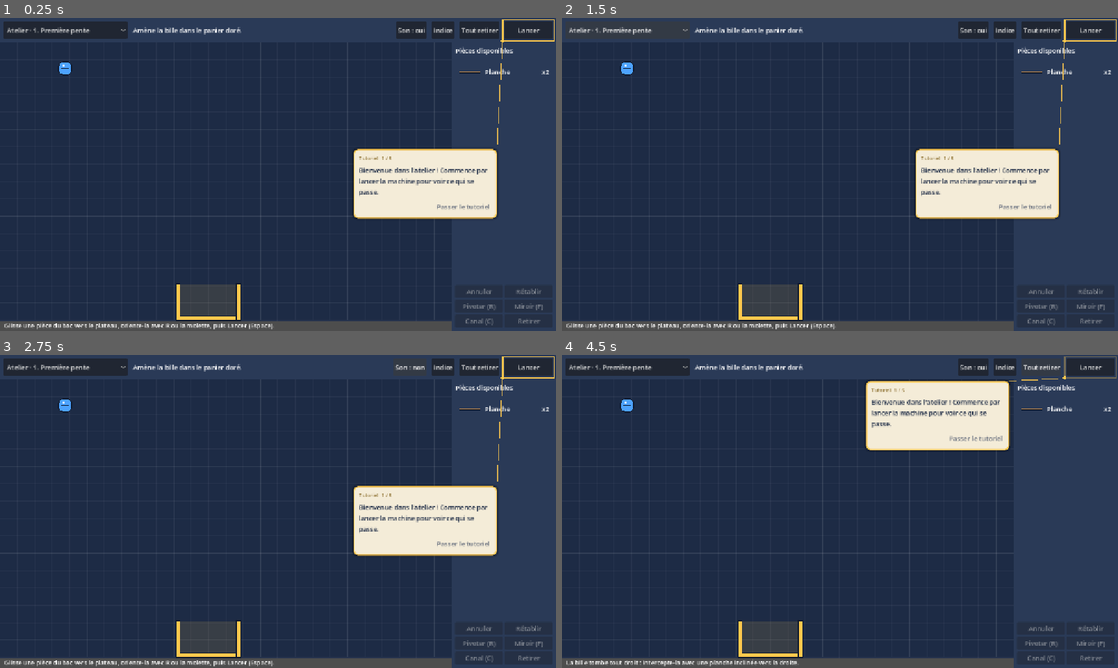
Above: before the commit, frames 1-4 (two rows, left to right).
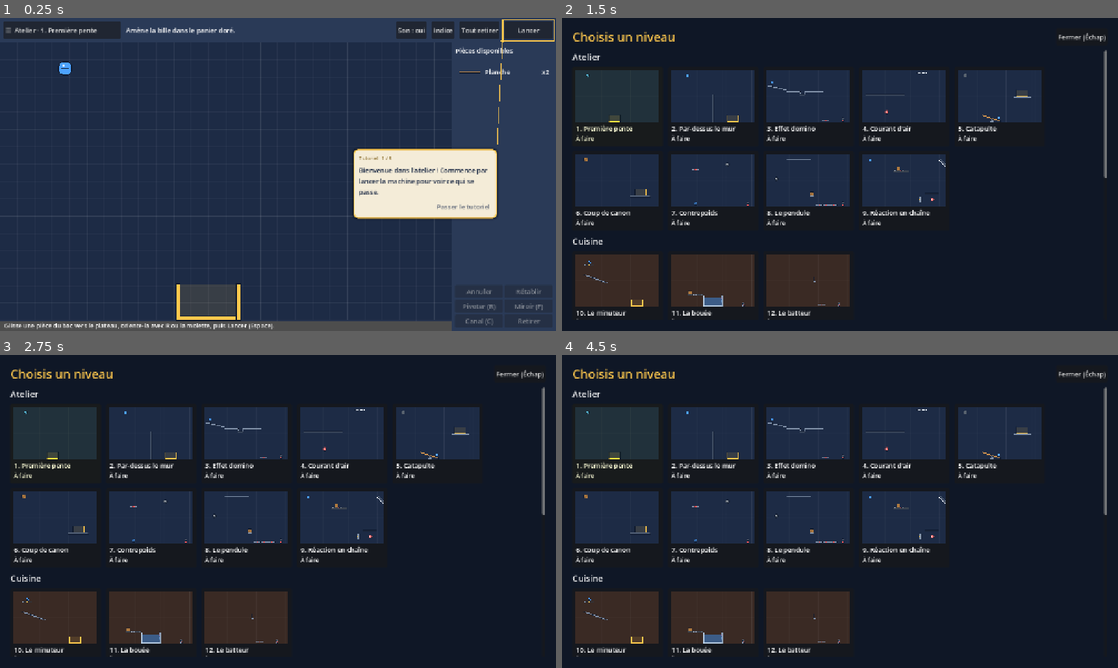
Above: after the commit, the same moments.

Repository: HackTechDev/bricabrac
Game: Godot game, scene res://scenes/main.tscn
Two runs of this game, one before a commit and one after it. Both use one fixed random seed, a clock stepped at 60 frames per second and the inputs below.
Inputs (mouse positions are in pixels of both pictures, inside the frame that each line leads up to):
- Up to frame 1 (0.25 s): no input
- Up to frame 2 (1.5 s): click (623, 30) at 0.5 s, where only the run after the commit has a clickable "☰ Atelier · 1. Première pente"; click (628, 30) at 1.25 s, where only the run before the commit has a clickable "Atelier · 1. Première pente"
- Up to frame 3 (2.75 s): click "Son : oui" at 2 s
- Up to frame 4 (4.5 s): click "Son : non" (after the commit: "Son : oui") at 2.75 s; click "Indice" at 3.5 s; click "Tout retirer" at 4.25 s

The runs differ from the first frame. In frame 1, 0.4% of the frame differs, in the area x 1-44%, y 1-7%; in frame 2, 77%; in frame 3, 77%; in frame 4, 79%, in the area x 0-100%, y 0-100%.

Commit message:
Écran de sélection des niveaux avec vignettes
Co-Authored-By: Claude Opus 5.5 <noreply@anthropic.com>

Diff:
--- /dev/null
+++ b/scripts/level_select.gd
@@ -0,0 +1,146 @@
+class_name LevelSelect
+extends ColorRect
+## Écran de sélection des niveaux : une vignette par niveau, regroupées par monde. Les vignettes
+## sont de vrais plateaux en miniature, rendus une seule fois à la première ouverture.
+
+signal chosen(index: int)
+
+const THUMB := Vector2(192, 118)
+const COLUMNS := 5
+
+var _levels: Array = []
+var _cards: Array[Button] = []
+var _status: Array[Label] = []
+var _thumbs_built := false
+var _thumb_rects: Array[TextureRect] = []
+
+
+func setup(levels: Array) -> void:
+	_levels = levels
+	color = Color(0.06, 0.09, 0.15)
+	position = Vector2.ZERO
+	size = Vector2(1280, 720)  # Taille fixe de la fenêtre du jeu.
+	mouse_filter = Control.MOUSE_FILTER_STOP
+	var margin := MarginContainer.new()
+	margin.set_anchors_and_offsets_preset(Control.PRESET_FULL_RECT)
+	for side in ["left", "right", "top", "bottom"]:
+		margin.add_theme_constant_override("margin_" + side, 24)
+	add_child(margin)
+	var outer := VBoxContainer.new()
+	outer.add_theme_constant_override("separation", 12)
+	margin.add_child(outer)
+	var head := HBoxContainer.new()
+	outer.add_child(head)
+	var title := Label.new()
+	title.text = "Choisis un niveau"
+	title.add_theme_font_size_override("font_size", 28)
+	title.add_theme_color_override("font_color", Part.GOLD)
+	title.size_flags_horizontal = Control.SIZE_EXPAND_FILL
+	head.add_child(title)
+	var close := Button.new()
+	close.text = "Fermer (Échap)"
+	close.focus_mode = Control.FOCUS_NONE
+	close.pressed.connect(hide)
+	head.add_child(close)
+
+	var scroll := ScrollContainer.new()
+	scroll.size_flags_vertical = Control.SIZE_EXPAND_FILL
+	scroll.horizontal_scroll_mode = ScrollContainer.SCROLL_MODE_DISABLED
+	outer.add_child(scroll)
+	var list := VBoxContainer.new()
+	list.size_flags_horizontal = Control.SIZE_EXPAND_FILL
+	list.add_theme_constant_override("separation", 10)
+	scroll.add_child(list)
+	var groups: Array = []
+	for w: Dictionary in LevelData.WORLDS:
+		groups.append([w.name, w.id])
+	groups.append(["Création libre", ""])
+	for group: Array in groups:
+		var indices: Array[int] = []
+		for i in levels.size():
+			if levels[i].get("world", "") == group[1]:
+				indices.append(i)
+		if indices.is_empty():
+			continue
+		var header := Label.new()
+		header.text = group[0]
+		header.add_theme_font_size_override("font_size", 20)
+		list.add_child(header)
+		var grid := GridContainer.new()
+		grid.columns = COLUMNS
+		grid.add_theme_constant_override("h_separation", 12)
+		grid.add_theme_constant_override("v_separation", 12)
+		list.add_child(grid)
+		for i in indices:
+			grid.add_child(_make_card(i))
+	hide()
+
+
+func _make_card(index: int) -> Button:
+	var card := Button.new()
+	card.focus_mode = Control.FOCUS_NONE
+	card.custom_minimum_size = THUMB + Vector2(16, 64)
+	card.pressed.connect(func() -> void:
+		hide()
+		chosen.emit(index))
+	var box := VBoxContainer.new()
+	box.mouse_filter = Control.MOUSE_FILTER_IGNORE
+	box.position = Vector2(8, 8)
+	box.add_theme_constant_override("separation", 4)
+	card.add_child(box)
+	var thumb := TextureRect.new()
+	thumb.custom_minimum_size = THUMB
+	thumb.expand_mode = TextureRect.EXPAND_IGNORE_SIZE
+	thumb.mouse_filter = Control.MOUSE_FILTER_IGNORE
+	box.add_child(thumb)
+	_thumb_rects.append(thumb)
+	var name_label := Label.new()
+	name_label.text = "%d. %s" % [index + 1, _levels[index].name]
+	name_label.custom_minimum_size.x = THUMB.x
+	name_label.text_overrun_behavior = TextServer.OVERRUN_TRIM_ELLIPSIS
+	name_label.mouse_filter = Control.MOUSE_FILTER_IGNORE
+	box.add_child(name_label)
+	var status := Label.new()
+	status.add_theme_font_size_override("font_size", 13)
+	status.mouse_filter = Control.MOUSE_FILTER_IGNORE
+	box.add_child(status)
+	_cards.append(card)
+	_status.append(status)
+	return card
+
+
+## Ouvre l'écran ; `statuses` donne, par niveau, la ligne d'état (terminé, étoiles).
+func open(current: int, statuses: Array) -> void:
+	for i in _cards.size():
+		_status[i].text = statuses[i]
+		_cards[i].modulate = Color(1.15, 1.15, 0.85) if i == current else Color.WHITE
+	if not _thumbs_built:
+		_thumbs_built = true
+		for i in _levels.size():
+			_thumb_rects[i].texture = _render_thumb(_levels[i])
+	show()
+
+
+func card(index: int) -> Button:
+	return _cards[index]
+
+
+func status_text(index: int) -> String:
+	return _status[index].text
+
+
+## Plateau miniature : le décor du niveau, dessiné dans une sous-fenêtre rendue une seule fois.
+func _render_thumb(level: Dictionary) -> Texture2D:
+	var vp := SubViewport.new()
+	vp.size = Vector2i(Board.SIZE)
+	vp.render_target_update_mode = SubViewport.UPDATE_ONCE
+	vp.disable_3d = true
+	add_child(vp)
+	var mini := Board.new()
+	vp.add_child(mini)
+	mini.load_level(level.duplicate(true))
+	mini.set_process(false)
+	mini.sfx.process_mode = Node.PROCESS_MODE_DISABLED
+	# La sous-fenêtre a sa propre physique : on la fige, le dessin suffit.
+	mini.process_mode = Node.PROCESS_MODE_DISABLED
+	return vp.get_texture()
--- a/scripts/main.gd
+++ b/scripts/main.gd
@@ -40,7 +40,8 @@
 var show_tutorials := true
 var tutorial: Tutorial
 
-var _level_picker: OptionButton
+var _level_button: Button
+var _level_select: LevelSelect
 var _run_button: Button
 var _clear_button: Button
 var _goal_label: Label
@@ -92,6 +93,10 @@
 	tutorial.finished.connect(_on_tutorial_finished)
 	add_child(tutorial)
 	_build_win_overlay()
+	_level_select = LevelSelect.new()
+	add_child(_level_select)
+	_level_select.setup(levels)
+	_level_select.chosen.connect(load_level)
 	load_level(_first_unsolved())
 
 
@@ -182,6 +187,10 @@
 
 
 func _handle_key(event: InputEventKey) -> void:
+	if _level_select.visible:
+		if event.keycode in [KEY_ESCAPE, KEY_TAB]:
+			_level_select.hide()
+		return
 	if event.is_command_or_control_pressed():
 		match event.keycode:
 			KEY_Z:
@@ -194,6 +203,8 @@
 			toggle_run()
 		KEY_M:
 			_toggle_sound()
+		KEY_TAB:
+			open_level_select()
 		KEY_ESCAPE:
 			if rope_tool:
 				_cancel_rope()
@@ -262,7 +273,7 @@
 
 ## Un clic ou un glisser ferme l'infobulle ; survoler une autre pièce relance le délai.
 func _track_hover(event: InputEventMouse) -> void:
-	if event is InputEventMouseButton or drag_part != null:
+	if event is InputEventMouseButton or drag_part != null or _level_select.visible:
 		_hide_tooltip()
 		return
 	var inside := Rect2(Vector2.ZERO, Board.SIZE).has_point(_mouse)
@@ -574,10 +585,14 @@
 	row.add_theme_constant_override("separation", 12)
 	bar.add_child(row)
 
-	_level_picker = OptionButton.new()
-	_level_picker.custom_minimum_size.x = 270
-	_level_picker.item_selected.connect(load_level)
-	row.add_child(_level_picker)
+	_level_button = Button.new()
+	_level_button.custom_minimum_size.x = 270
+	_level_button.alignment = HORIZONTAL_ALIGNMENT_LEFT
+	_level_button.text_overrun_behavior = TextServer.OVERRUN_TRIM_ELLIPSIS
+	_level_button.focus_mode = Control.FOCUS_NONE
+	_level_button.tooltip_text = "Choisir un autre niveau (Tab)"
+	_level_button.pressed.connect(open_level_select)
+	row.add_child(_level_button)
 
 	_goal_label = Label.new()
 	_goal_label.size_flags_horizontal = Control.SIZE_EXPAND_FILL
@@ -791,13 +806,31 @@
 
 
 func _refresh_level_picker() -> void:
-	_level_picker.clear()
-	for i in levels.size():
-		var mark := "[OK] " if completed.has(levels[i].id) else ""
-		var world: String = LevelData.world(levels[i].get("world", "")).name + " · " \
-				if levels[i].has("world") else ""
-		_level_picker.add_item("%s%s%d. %s%s" % [mark, world, i + 1, levels[i].name, _stars(levels[i])])
-	_level_picker.select(current)
+	var level: Dictionary = levels[current]
+	var world: String = LevelData.world(level.world).name + " · " if level.has("world") else ""
+	_level_button.text = "☰  %s%d. %s%s" % [world, current + 1, level.name, _stars(level)]
+
+
+## Ligne d'état d'une vignette : terminé ou non, étoiles des objectifs bonus.
+func _level_status(level: Dictionary) -> String:
+	if level.get("sandbox", false):
+		return "Toutes les pièces, sans objectif"
+	if not completed.has(level.id):
+		return "À faire"
+	return "Terminé" + _stars(level)
+
+
+func open_level_select() -> void:
+	if _level_select.visible:
+		_level_select.hide()
+		return
+	_stop_drag()
+	_cancel_rope()
+	_hide_tooltip()
+	var statuses: Array = []
+	for level: Dictionary in levels:
+		statuses.append(_level_status(level))
+	_level_select.open(current, statuses)
 
 
 ## Étoiles des objectifs bonus : pleines pour ceux obtenus.
--- a/tests/test_ui.gd
+++ b/tests/test_ui.gd
@@ -53,7 +53,7 @@
 	_check("bonus Complet manqué : une planche reste au bac", not got.has("all"))
 	_check("bonus affichés à la victoire", main._win_bonus.text.contains("★ Économe")
 			and main._win_bonus.text.contains("☆ Complet") and main._win_bonus.text.contains("nouveau"))
-	_check("étoiles dans la liste des niveaux", main._level_picker.get_item_text(0).ends_with("★★☆"))
+	_check("étoiles sur le bouton du niveau", main._level_button.text.ends_with("★★☆"))
 	await _steps(2)
 	await _click(main._win_next.get_global_rect().get_center(), MOUSE_BUTTON_LEFT)
 	_check("niveau suivant", main.current == 1 and not board.running)
@@ -82,6 +82,7 @@
 	await _test_undo_cascade()
 	await _test_stale_save()
 	await _test_sandbox()
+	await _test_level_select()
 
 	_finish("INTERFACE OK")
 
@@ -429,3 +430,29 @@
 	_check("hors bac à sable : boutons masqués et gravité normale",
 			not main._gravity_button.visible and board.gravity_factor() == 1.0)
 	_check("le bac à sable n'est pas un niveau à finir", main._first_unsolved() != index)
+
+
+## Écran de sélection : s'ouvre par le bouton ou Tab, montre l'état de chaque niveau, se ferme par
+## Échap, et un clic sur une vignette charge le niveau.
+func _test_level_select() -> void:
+	var select: LevelSelect = main._level_select
+	main.load_level(0)
+	await _steps(2)
+	await _click(main._level_button.get_global_rect().get_center(), MOUSE_BUTTON_LEFT)
+	await _steps(2)
+	_check("sélection : ouverte par le bouton", select.visible)
+	_check("sélection : une vignette par niveau", select._cards.size() == main.levels.size())
+	_check("sélection : vignettes rendues", select._thumb_rects[9].texture != null)
+	_check("sélection : niveau terminé et étoiles", select.status_text(0).begins_with("Terminé")
+			and select.status_text(0).ends_with("★★☆"))
+	_check("sélection : niveau à faire", select.status_text(12) == "À faire")
+	await _key(KEY_SPACE)
+	_check("sélection : les touches du jeu sont ignorées", not main.board.running)
+	await _key(KEY_ESCAPE)
+	_check("sélection : Échap ferme", not select.visible)
+	await _key(KEY_TAB)
+	_check("sélection : Tab ouvre", select.visible)
+	await _steps(2)
+	await _click(select.card(10).get_global_rect().get_center(), MOUSE_BUTTON_LEFT)
+	_check("sélection : clic sur une vignette", main.current == 10 and not select.visible)
+	_check("sélection : nom du monde sur le bouton", main._level_button.text.contains("Cuisine"))
Not shown, added: scripts/level_select.gd.uid
Not shown, changed: IMPROVEMENTS.md
Not shown, changed: TUTORIAL.md
